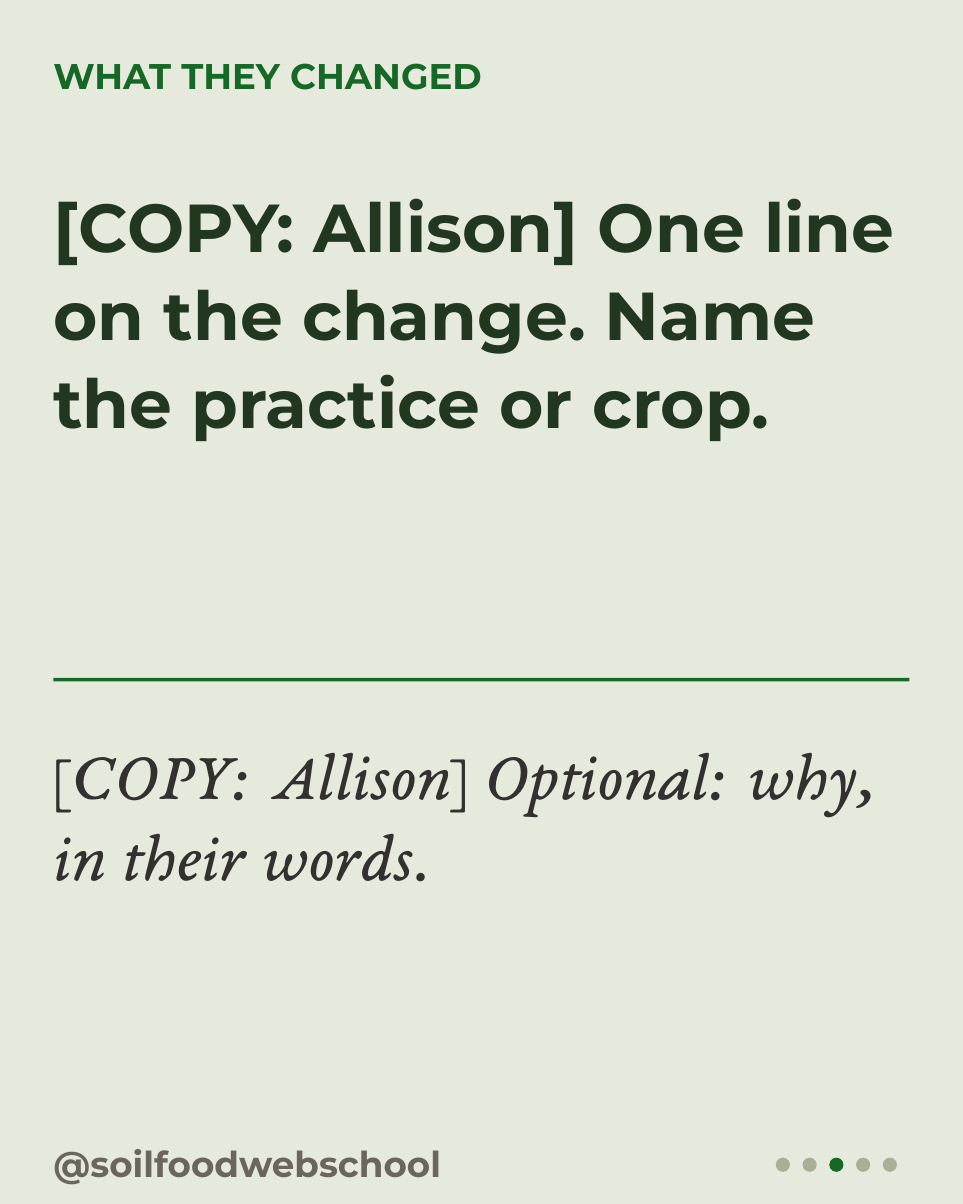
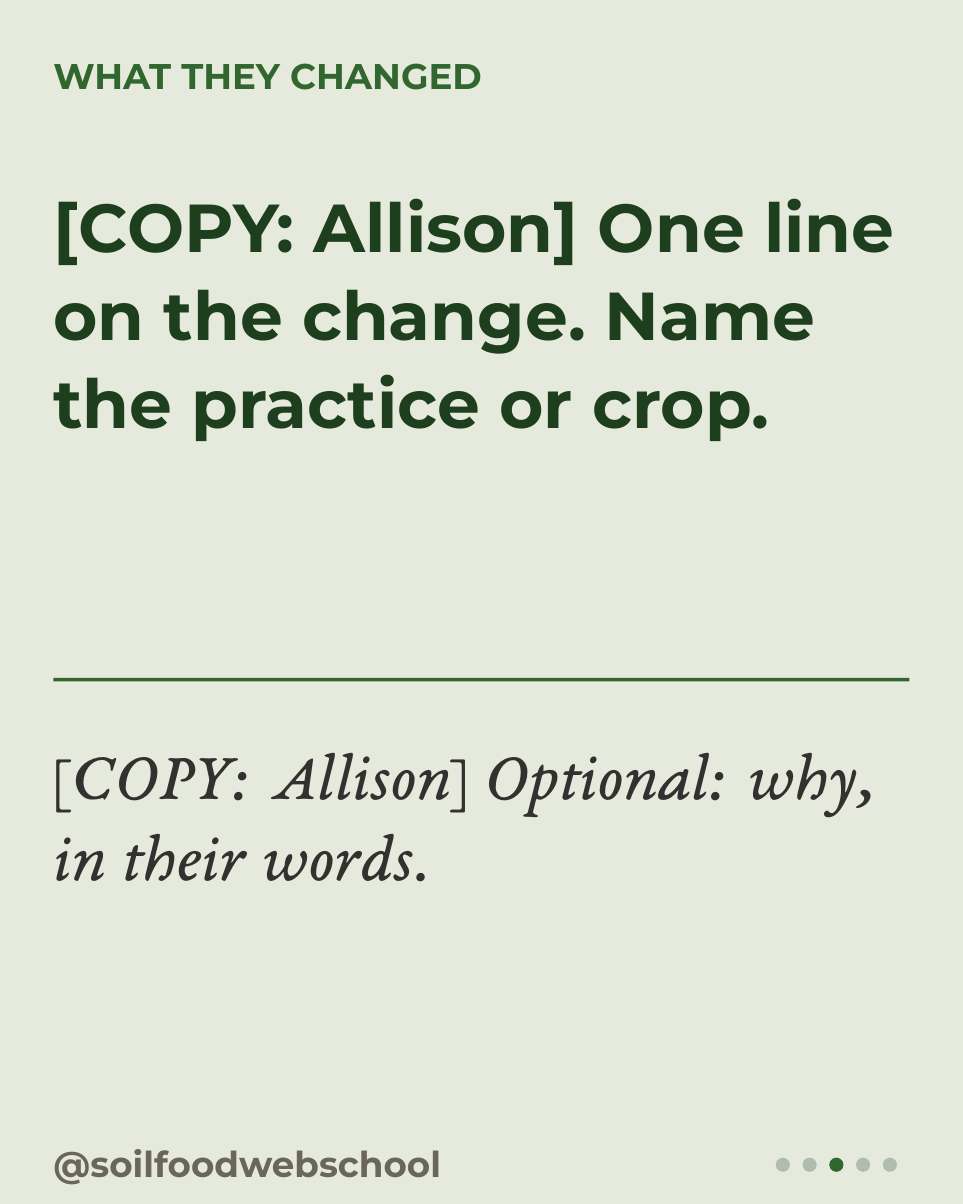
Before and after one commit to linneamoritznyc/SFW-SocialMedia, a slide deck: slide 3 of templates/carousels/posts/07-10-2026-wed-graduate.pptx. Drawn at 963x1204 pixels with LibreOffice and Linux fonts; fonts in the diff are those of the drawing. Boxes give left, top, right and bottom in pixels: in the first picture for what was removed or moved away, otherwise in the second. Text is boxed around its words. In the diff, an @@ line names an element or a change of style, - is before the commit and + after.

```diff
--- a/templates/carousels/posts/07-10-2026-wed-graduate.pptx
+++ b/templates/carousels/posts/07-10-2026-wed-graduate.pptx
@@ text "WHAT THEY CHANGED" at (53, 63, 482, 90): text colour #156826 to #31662F @@
@@ rectangle at (53, 678, 909, 681): fill #156826 to #31662F @@
@@ ellipse at (829, 1157, 844, 1172): fill #156826 to #31662F @@
@@ fill #A7B097 to #B1BCB1 in 4 elements at (776, 1157, 790, 1172), (803, 1157, 817, 1172), (856, 1157, 871, 1172), (883, 1157, 897, 1172) @@
```
Also in this commit, not shown: 4 other slides changed, 51 other files.
